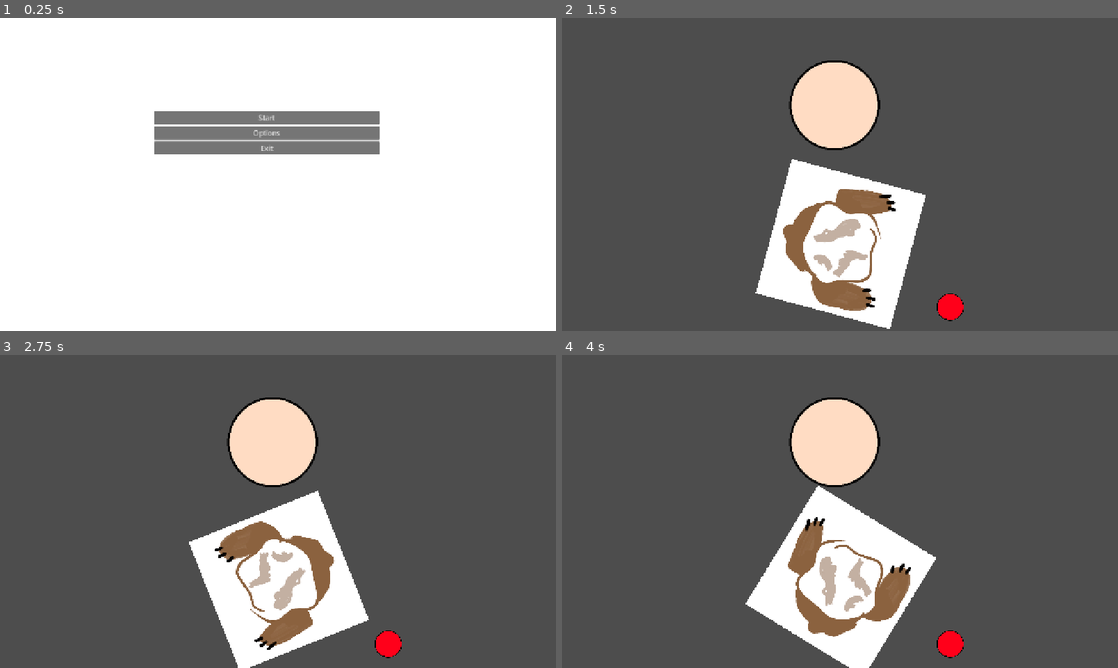
Above: before the commit, frames 1-4 (two rows, left to right).
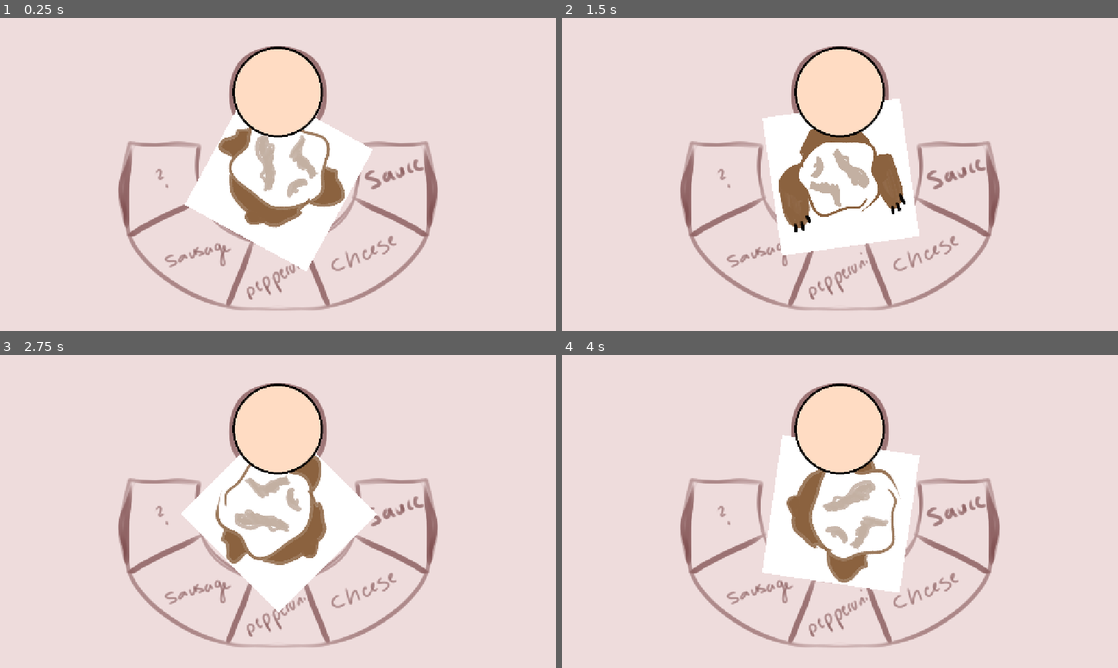
Above: after the commit, the same moments.

Repository: rsacheri/Rotazione_Pepperoni
Game: Godot game, scene res://main.tscn
The game is run twice, just before and just after one commit, with the same random seed, the same clock (stepped at 60 frames per second) and the same inputs. Before the commit the project starts from res://starting_screen.tscn.
Inputs (mouse positions are in pixels of both pictures, inside the frame that each line leads up to):
- Up to frame 1 (0.25 s): no input
- Up to frame 2 (1.5 s): click (828, 118) at 0.5 s, where only the run before the commit has a clickable "Start"; hold Space (grab) from 1.28 s (still down)
- Up to frame 3 (2.75 s): release Space (grab) at 2.03 s; tap Space (grab) at 2.1 s
- Up to frame 4 (4 s): hold Space (grab) 2.78-3.53 s; tap Space (grab) at 3.6 s

The runs differ from the first frame. In frame 1, 94% of the frame differs, in the area x 0-100%, y 0-100%; in frame 2, 95%; in frame 3, 95%; in frame 4, 95%.

Commit message:
added basic grab and throw mechanic

Diff:
--- /dev/null
+++ b/very-serious-game/main.gd
@@ -0,0 +1,26 @@
+extends Control
+
+
+# Called when the node enters the scene tree for the first time.
+func _ready() -> void:
+	pass # Replace with function body.
+
+
+# Called every frame. 'delta' is the elapsed time since the previous frame.
+func _process(delta: float) -> void:
+	pass
+
+
+
+
+func _on_bear_throw() -> void:
+
+
+	if($%bear._is_holding_tomato()):
+		$pizza._add_sauce()
+	elif($%bear._is_holding_cheese()):
+		$pizza._add_cheese()
+	elif($%bear._is_holding_pepperoni()):
+		$pizza._add_pepperoni()
+	elif($%bear._is_holding_sausage()):
+		$pizza._add_sausage()
--- a/very-serious-game/main.tscn
+++ b/very-serious-game/main.tscn
@@ -1,11 +1,10 @@
 [gd_scene format=3 uid="uid://ttvhmysaaa06"]
 
+[ext_resource type="Texture2D" uid="uid://b8vsfpdm3m5ax" path="res://main_wip.png" id="1_h2yge"]
 [ext_resource type="PackedScene" uid="uid://cv48hy1rj3bwi" path="res://main_character.tscn" id="1_ig7tw"]
+[ext_resource type="Script" uid="uid://d3xik6q3e5fd8" path="res://main.gd" id="1_lquwl"]
 [ext_resource type="PackedScene" uid="uid://81653nsgfwny" path="res://pizza.tscn" id="2_0xm2m"]
 [ext_resource type="PackedScene" uid="uid://cuqf8cwomeyl3" path="res://tomato.tscn" id="3_h2yge"]
-
-[sub_resource type="RectangleShape2D" id="RectangleShape2D_lmfss"]
-size = Vector2(70, 68)
 
 [node name="main" type="Control" unique_id=1628726161]
 layout_mode = 3
@@ -14,33 +13,27 @@
 anchor_bottom = 1.0
 grow_horizontal = 2
 grow_vertical = 2
+script = ExtResource("1_lquwl")
+
+[node name="TextureRect" type="TextureRect" parent="." unique_id=1633162542]
+layout_mode = 0
+offset_right = 1280.0
+offset_bottom = 720.0
+texture = ExtResource("1_h2yge")
 
 [node name="bear" parent="." unique_id=122431385 instance=ExtResource("1_ig7tw")]
-position = Vector2(642, 520)
+unique_name_in_owner = true
+position = Vector2(642, 366)
 scale = Vector2(0.3, 0.3)
 
 [node name="pizza" parent="." unique_id=1429048440 instance=ExtResource("2_0xm2m")]
-position = Vector2(628, 201)
+unique_name_in_owner = true
+position = Vector2(640, 171)
 
-[node name="HBoxContainer" type="HBoxContainer" parent="." unique_id=472016209]
-custom_minimum_size = Vector2(105, 105)
-clip_contents = true
-layout_mode = 0
-offset_left = 278.0
-offset_top = 616.0
-offset_right = 1028.0
-offset_bottom = 721.0
-theme_override_constants/separation = 50
-alignment = 1
+[node name="tomato" parent="." unique_id=1839137245 instance=ExtResource("3_h2yge")]
+visible = false
+modulate = Color(1, 0.13725491, 0.14901961, 1)
+position = Vector2(772, 282)
+scale = Vector2(0.235, 0.235)
 
-[node name="CenterContainer" type="CenterContainer" parent="HBoxContainer" unique_id=1386306840]
-layout_mode = 2
-
-[node name="CollisionShape2D" type="CollisionShape2D" parent="HBoxContainer/CenterContainer" unique_id=1122339355]
-position = Vector2(242, 48)
-shape = SubResource("RectangleShape2D_lmfss")
-
-[node name="tomato" parent="HBoxContainer/CenterContainer/CollisionShape2D" unique_id=1839137245 instance=ExtResource("3_h2yge")]
-modulate = Color(1, 0, 0.13333334, 1)
-position = Vector2(-1, 1)
-scale = Vector2(0.3, 0.3)
+[connection signal="throw" from="bear" to="." method="_on_bear_throw"]
--- a/very-serious-game/main_character.gd
+++ b/very-serious-game/main_character.gd
@@ -1,14 +1,91 @@
 extends Node2D
+
+@export var numRotations = 0
+
+@export var holdingItem = false
+
+@export var holdingTomato = false
+@export var holdingCheese = false
+@export var holdingPepperoni = false
+@export var holdingSausage = false
+
+signal throw
 
 # Called when the node enters the scene tree for the first time.
 func _ready() -> void:
-	pass # Replace with function body.
-
+	$%bear.play("default")
 
 # Called every frame. 'delta' is the elapsed time since the previous frame.
 func _process(delta: float) -> void:
 	rotation += 2 * delta
+	#print(rotation_degrees)
+	#pass
 
 func _input(event):
 	if event.is_action_pressed("grab"):
-		print("my_action occurred!")
+		numRotations = int(rotation_degrees) / 360
+
+		if (holdingItem):
+			_throw_item()
+		else:
+			#grab sauce
+			if (rotation_degrees >= (90 + (360 * numRotations))) && (rotation_degrees <= (125 + (360 * numRotations))):
+				if (!holdingItem):
+					print("grabbed sauce!")
+					holdingItem = true
+					holdingTomato = true
+					$%bear.play("pickUp")
+
+			#grab cheese
+			if (rotation_degrees >= (126 + (360 * numRotations))) && (rotation_degrees <= (161 + (360 * numRotations))):
+				if (!holdingItem):
+					print("grabbed cheese!")
+					holdingItem = true
+					holdingCheese = true
+					$%bear.play("pickUp")
+
+			# grab pepperoni
+			if (rotation_degrees >= (162 + (360 * numRotations))) && (rotation_degrees <= (197 + (360 * numRotations))):
+				if (!holdingItem):
+					print("grabbed pepperoni!")
+					holdingItem = true
+					holdingPepperoni = true
+					$%bear.play("pickUp")
+
+			# grab sausage
+			if (rotation_degrees >= (198 + (360 * numRotations))) && (rotation_degrees <= (233 + (360 * numRotations))):
+				if (!holdingItem):
+					print("grabbed sausage!")
+					holdingItem = true
+					holdingSausage = true
+					$%bear.play("pickUp")
+
+			# grab ???
+			if (rotation_degrees >= (234 + (360 * numRotations))) && (rotation_degrees <= (270 + (360 * numRotations))):
+				if (!holdingItem):
+					print("grabbed ???!")
+					holdingItem = true
+					$%bear.play("pickUp")
+
+func _throw_item():
+	if (rotation_degrees >= (-18 + (360 * numRotations))) && (rotation_degrees <= (18 + (360 * numRotations))):
+		$%bear.play("throw")
+		throw.emit()
+		holdingItem = false
+		holdingTomato = false
+		holdingCheese = false
+		holdingPepperoni = false
+		holdingSausage = false
+
+# check if holding item
+func _is_holding_tomato() -> bool:
+	return holdingTomato
+
+func _is_holding_cheese() -> bool:
+	return holdingCheese
+
+func _is_holding_pepperoni() -> bool:
+	return holdingPepperoni
+
+func _is_holding_sausage() -> bool:
+	return holdingSausage
--- a/very-serious-game/main_character.tscn
+++ b/very-serious-game/main_character.tscn
@@ -16,23 +16,23 @@
 }, {
 "frames": [{
 "duration": 1.0,
-"texture": ExtResource("2_uvl38")
+"texture": ExtResource("3_2q423")
 }, {
 "duration": 1.0,
-"texture": ExtResource("3_2q423")
+"texture": ExtResource("2_uvl38")
 }],
-"loop": 1,
+"loop": 0,
 "name": &"pickUp",
 "speed": 5.0
 }, {
 "frames": [{
 "duration": 1.0,
-"texture": ExtResource("2_uvl38")
+"texture": ExtResource("3_2q423")
 }, {
 "duration": 1.0,
-"texture": ExtResource("3_2q423")
+"texture": ExtResource("2_uvl38")
 }],
-"loop": 1,
+"loop": 0,
 "name": &"throw",
 "speed": 5.0
 }]
@@ -40,8 +40,6 @@
 [node name="Node2D" type="Node2D" unique_id=122431385]
 script = ExtResource("1_wmkwl")
 
-[node name="AnimatedSprite2D" type="AnimatedSprite2D" parent="." unique_id=1225846855]
+[node name="bear" type="AnimatedSprite2D" parent="." unique_id=1225846855]
+unique_name_in_owner = true
 sprite_frames = SubResource("SpriteFrames_lmfss")
-animation = &"pickUp"
-frame = 1
-frame_progress = 0.14351836
--- /dev/null
+++ b/very-serious-game/pizza.gd
@@ -0,0 +1,29 @@
+extends Node2D
+
+
+# Called when the node enters the scene tree for the first time.
+func _ready() -> void:
+	$%sauce.hide()
+	$%cheese.hide()
+	$%pepperoni.hide()
+	$%sausage.hide()
+
+
+
+# Called every frame. 'delta' is the elapsed time since the previous frame.
+func _process(delta: float) -> void:
+	pass
+
+
+# add toppings
+func _add_sauce():
+	$%sauce.show()
+
+func _add_cheese():
+	$%cheese.show()
+
+func _add_pepperoni():
+	$%pepperoni.show()
+
+func _add_sausage():
+	$%sausage.show()
--- a/very-serious-game/pizza.tscn
+++ b/very-serious-game/pizza.tscn
@@ -1,8 +1,34 @@
 [gd_scene format=3 uid="uid://81653nsgfwny"]
 
 [ext_resource type="Texture2D" uid="uid://7vphnpbhyabu" path="res://pizza.png" id="1_5birb"]
+[ext_resource type="Script" uid="uid://dvhlwcw6kry6m" path="res://pizza.gd" id="1_i514n"]
 
 [node name="pizza" type="Node2D" unique_id=1429048440]
+script = ExtResource("1_i514n")
 
 [node name="pizzaBase" type="Sprite2D" parent="." unique_id=321619430]
 texture = ExtResource("1_5birb")
+
+[node name="sauce" type="Sprite2D" parent="pizzaBase" unique_id=72459861]
+unique_name_in_owner = true
+modulate = Color(1, 0.023529412, 0.078431375, 1)
+scale = Vector2(0.8977778, 0.8977778)
+texture = ExtResource("1_5birb")
+
+[node name="cheese" type="Sprite2D" parent="pizzaBase" unique_id=1876738781]
+unique_name_in_owner = true
+modulate = Color(1, 1, 0, 1)
+scale = Vector2(0.80600494, 0.80600494)
+texture = ExtResource("1_5birb")
+
+[node name="pepperoni" type="Sprite2D" parent="pizzaBase" unique_id=1684154032]
+unique_name_in_owner = true
+modulate = Color(1, 0.42352942, 0, 1)
+scale = Vector2(0.72, 0.72)
+texture = ExtResource("1_5birb")
+
+[node name="sausage" type="Sprite2D" parent="pizzaBase" unique_id=1997466432]
+unique_name_in_owner = true
+modulate = Color(0.25699043, 0.14035854, 1.2032687e-07, 1)
+scale = Vector2(0.64000005, 0.64000005)
+texture = ExtResource("1_5birb")
--- a/very-serious-game/project.godot
+++ b/very-serious-game/project.godot
@@ -11,7 +11,7 @@
 [application]
 
 config/name="Very_Serious_Game"
-run/main_scene="uid://c8w2qjk24scyq"
+run/main_scene="uid://ttvhmysaaa06"
 config/features=PackedStringArray("4.7", "GL Compatibility")
 config/icon="res://icon.svg"
 
Not shown, added: very-serious-game/main.gd.uid
Binary file added: very-serious-game/main_wip.png
Not shown, added: very-serious-game/main_wip.png.import
Not shown, added: very-serious-game/pizza.gd.uid
